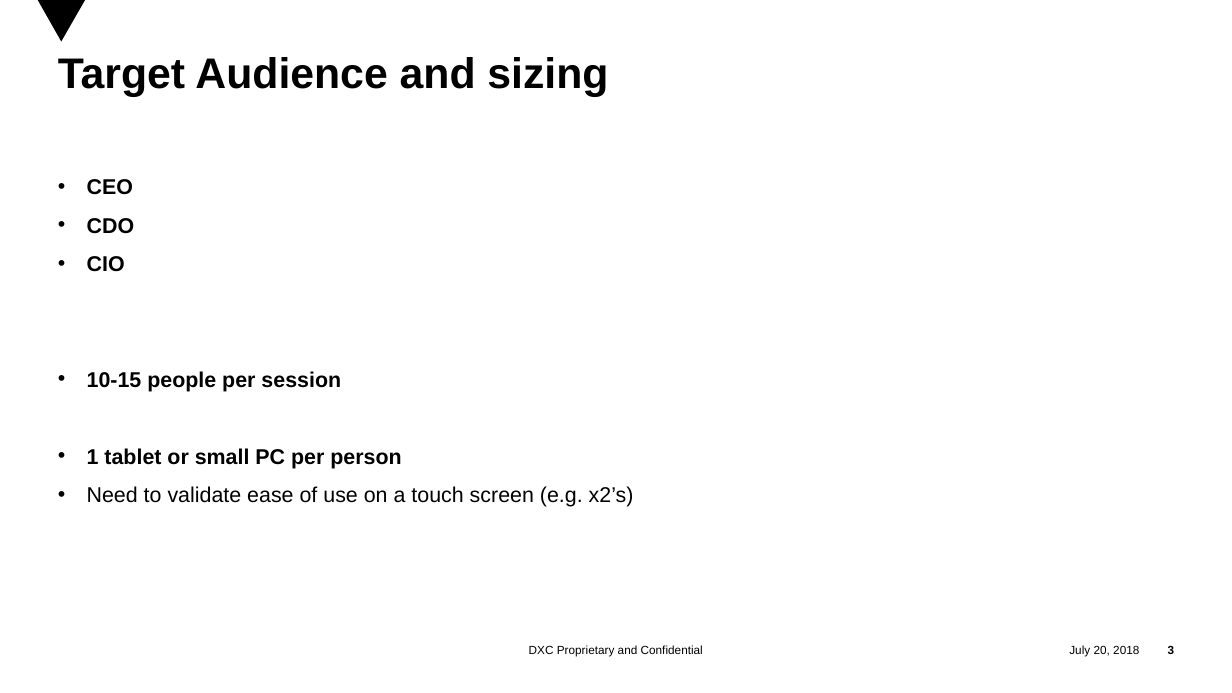
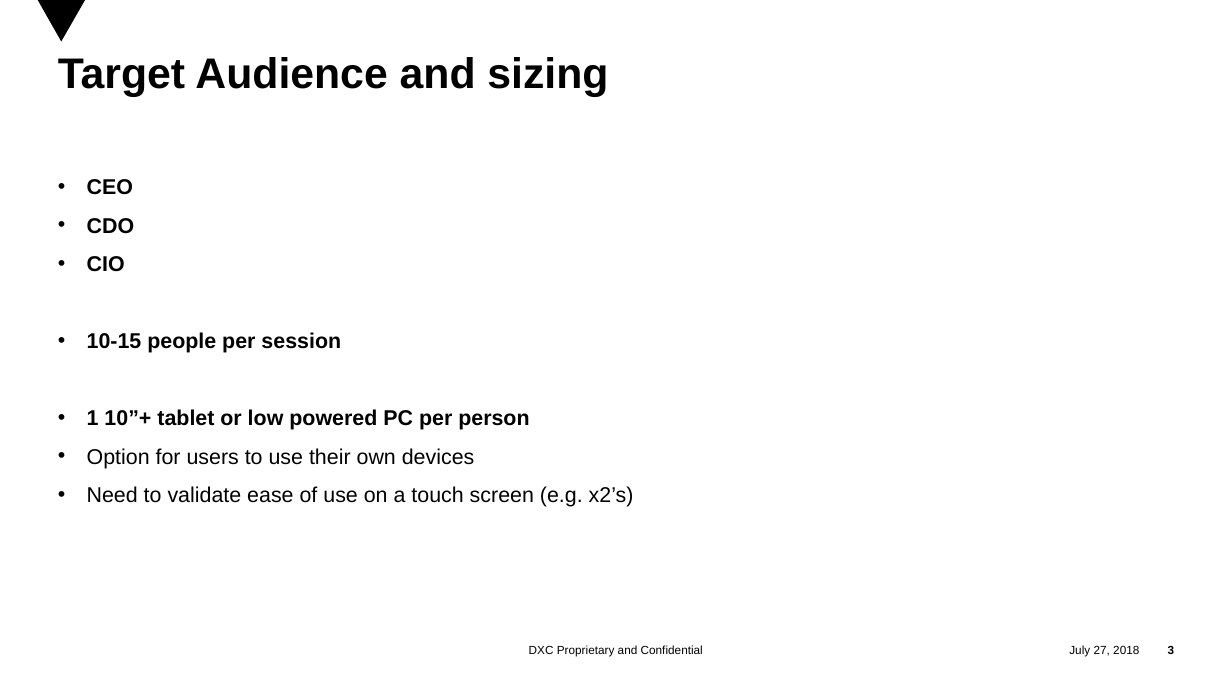
Before and after one commit to EnglishSid/DigitalExplorerDevNotes, a slide deck: slide 3 of Platform/EventsInstance/DXC Digital Roadmaps.pptx. Drawn at 1232x693 pixels with LibreOffice and Linux fonts; fonts in the diff are those of the drawing; background and template pictures are left out. Boxes give left, top, right and bottom in pixels: in the first picture for what was removed or moved away, otherwise in the second. Text is boxed around its words. In the diff, an @@ line names an element or a change of style, - is before the commit and + after.

```diff
--- a/Platform/EventsInstance/DXC Digital Roadmaps.pptx
+++ b/Platform/EventsInstance/DXC Digital Roadmaps.pptx
@@ text at [87, 409, 529, 469]: text changed @@
-• 1 tablet or small PC per person
+• 1 10”+ tablet or low powered PC per person
+  • Option for users to use their own devices
@@ text at [1069, 645, 1139, 657]: text changed @@
-July 20, 2018
+July 27, 2018
```
Also in this commit, not shown: 6 other slides changed, 1 slide added, 13 other files.
